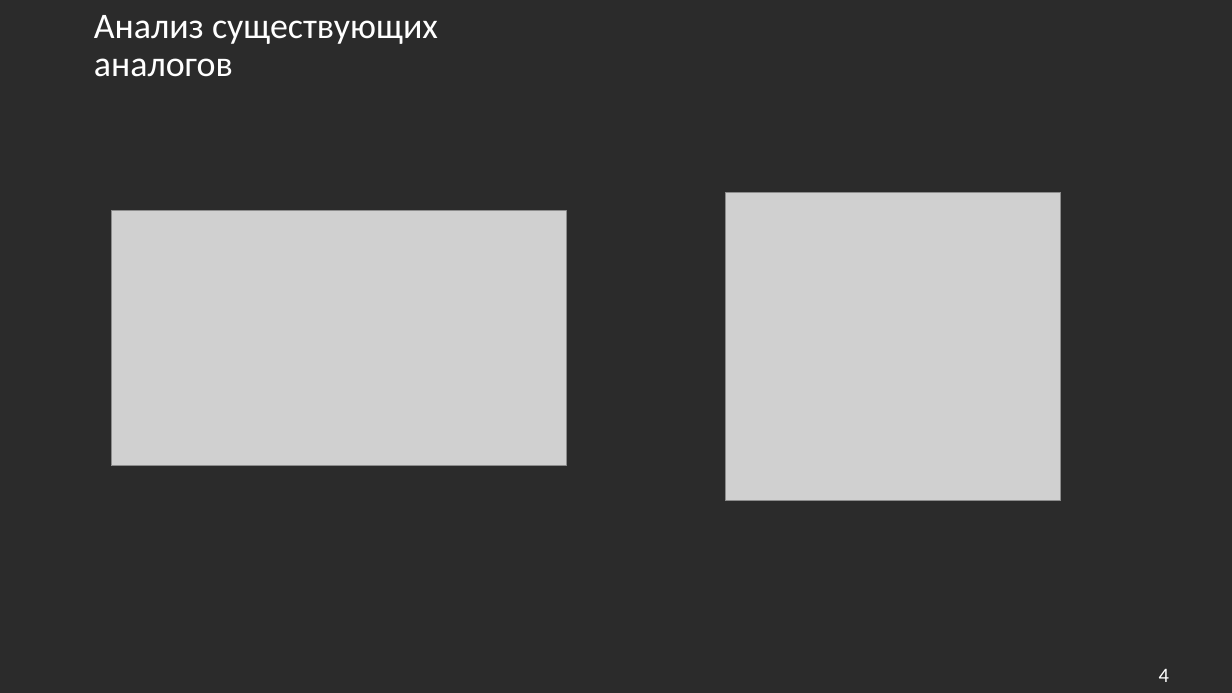
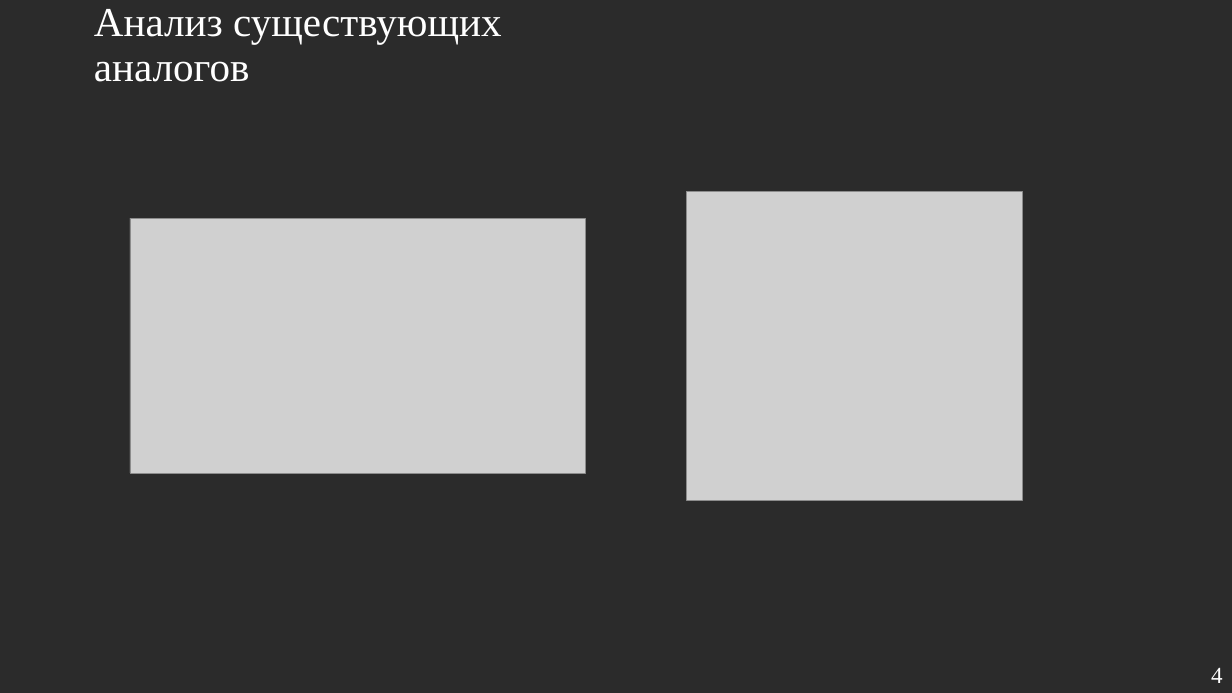
Before and after one commit to Stanis1av-M/Panel, a slide deck: slide 4 of Fff.pptx. Drawn at 1232x693 pixels with LibreOffice and Linux fonts; fonts in the diff are those of the drawing; grey boxes stand for pictures; background and template pictures are left out; a plain dark background stands for a picture behind light text. Boxes give left, top, right and bottom in pixels: in the first picture for what was removed or moved away, otherwise in the second. Text is boxed around its words. In the diff, an @@ line names an element or a change of style, - is before the commit and + after.

```diff
--- a/Fff.pptx
+++ b/Fff.pptx
@@ title "Анализ существующих аналогов" at box(94, 9, 502, 82): size 28 to 32 pt, font Calibri to Times New Roman @@
@@ picture: place and size @@
-picture at box(726, 192, 1061, 501)
+picture at box(687, 191, 1022, 500)
@@ picture: place and size @@
-picture at box(111, 211, 567, 466)
+picture at box(130, 218, 586, 473)
@@ page number: place and size @@
-page number at box(1159, 669, 1169, 682)
+page number at box(1211, 667, 1223, 683)
@@ page number at box(1211, 667, 1223, 683): size 16 to 18 pt, font Calibri to Times New Roman @@
```
Also in this commit, not shown: 10 other slides changed, 2 slides added.
